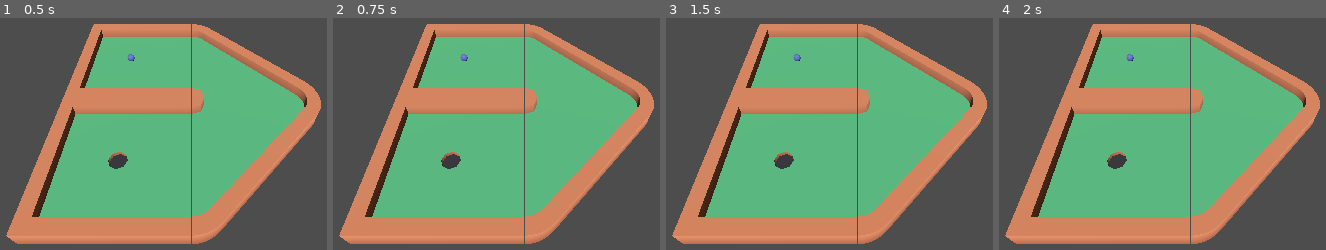
Above: before the commit, frames 1-4 (left to right).
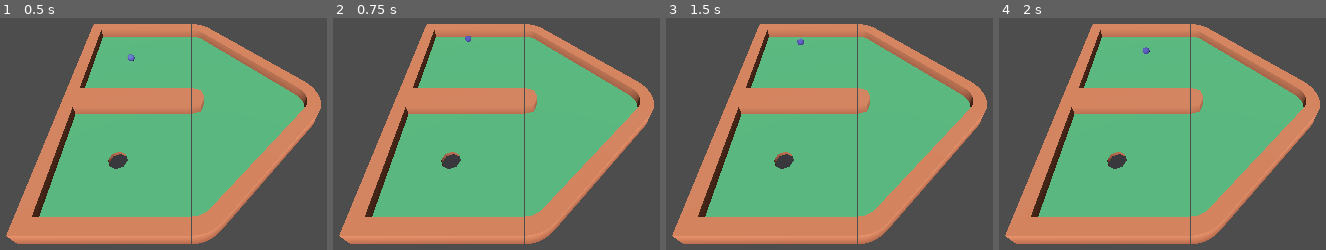
Above: after the commit, the same moments.

Repository: DavidZajicekSwinburne/ITGP-Assignment-2
Game: Godot game, scene res://minigolf/levels/level_01.tscn
Two runs of this game, one before a commit and one after it. Both use one fixed random seed, a clock stepped at 60 frames per second and the inputs below. The project has no main scene, so this scene is started directly.
Inputs (mouse positions are in pixels of both pictures, inside the frame that each line leads up to):
- Up to frame 1 (0.5 s): no input
- Up to frame 2 (0.75 s): tap Enter (ui_accept) at 0.5 s; move the mouse to (outside the picture) at 0.52 s; hold Enter (ui_accept) from 0.53 s (still down); click (outside the picture) at 0.67 s
- Up to frame 3 (1.5 s): release Enter (ui_accept) at 1.25 s; drag from (698, 103) to (816, 171) at 1.27 s
- Up to frame 4 (2 s): no input

Frame 1 is identical in both runs. In frame 2, less than 0.1% of the frame differs, in the area x 38-43%, y 7-19%; in frame 3, 0.1%; in frame 4, 0.1%, in the area x 38-47%, y 12-19%.

Commit message:
Basic Ball Impulse

Diff:
--- a/minigolf/ball.gd
+++ b/minigolf/ball.gd
@@ -1,5 +1,8 @@
-extends Node3D
+extends RigidBody3D
 
+var dragging := false
+var start_pos := Vector2.ZERO
+var end_pos := Vector2.ZERO
 
 # Called when the node enters the scene tree for the first time.
 func _ready() -> void:
@@ -9,3 +12,21 @@
 # Called every frame. 'delta' is the elapsed time since the previous frame.
 func _process(delta: float) -> void:
 	pass
+
+func _unhandled_input(event: InputEvent) -> void:
+	if event.is_action_pressed("ui_accept"):
+		self.apply_impulse(Vector3.FORWARD)
+
+	if event is InputEventMouseButton:
+		if event is InputEventScreenTouch or event is InputEventMouseButton:
+			if event.is_pressed():
+				dragging = true
+				start_pos = event.position
+				print(event.position)
+
+			if event.is_released():
+				dragging = false
+				end_pos = event.position
+				var shot = Vector2(end_pos - start_pos).normalized()
+				self.apply_impulse(Vector3(shot.x, 0, shot.y))
+				print(shot)
--- a/minigolf/ball.tscn
+++ b/minigolf/ball.tscn
@@ -4,6 +4,7 @@
 [ext_resource type="Script" uid="uid://crnq3t0xjw6q7" path="res://minigolf/ball.gd" id="2_5jnmf"]
 
 [sub_resource type="PhysicsMaterial" id="PhysicsMaterial_5jnmf"]
+bounce = 0.2
 
 [sub_resource type="SphereShape3D" id="SphereShape3D_nbt1d"]
 radius = 0.03497162
--- a/minigolf/example_level.tscn
+++ b/minigolf/example_level.tscn
@@ -14,7 +14,7 @@
 cell_size = Vector3(1, 1, 1)
 cell_center_y = false
 data = {
-"cells": PackedInt32Array(1, 0, 1048579, 65534, 0, 1441792, 65535, 0, 1441794, 0, 0, 1441794)
+"cells": PackedInt32Array(65534, 0, 1441792, 65535, 0, 1441794, 0, 0, 1441794, 1, 0, 10)
 }
 
 [node name="Camera3D" type="Camera3D" parent="." unique_id=1489515899]
--- a/minigolf/mesh_library_source.tscn
+++ b/minigolf/mesh_library_source.tscn
@@ -11,8 +11,12 @@
 [ext_resource type="ArrayMesh" uid="uid://be0wjsx3h1hl" path="res://Assets/Kenney Minigolf OBJ format/corner.obj" id="9_k7efb"]
 [ext_resource type="ArrayMesh" uid="uid://dsawhkigg8ybj" path="res://Assets/Kenney Minigolf OBJ format/skew-corner.obj" id="10_6f1a7"]
 
+[sub_resource type="PhysicsMaterial" id="PhysicsMaterial_arocm"]
+
 [sub_resource type="ConcavePolygonShape3D" id="ConcavePolygonShape3D_1qvst"]
 data = PackedVector3Array(-0.5, 0, -0.5, 0.5, 0, 0.5, 0.5, 0, -0.5, 0.5, 0, 0.5, -0.5, 0, -0.5, -0.5, 0, 0.5, 0.5, 0, - …(8234 unchanged characters)…
+
+[sub_resource type="PhysicsMaterial" id="PhysicsMaterial_424eb"]
 
 [sub_resource type="ConcavePolygonShape3D" id="ConcavePolygonShape3D_iaiae"]
 data = PackedVector3Array(-0.5, 0, -0.5, 0.5, 0, 0.5, 0.5, 0, -0.5, 0.5, 0, 0.5, -0.5, 0, -0.5, -0.5, 0, 0.5, 0.5, 0, - …(3466 unchanged characters)…
@@ -48,6 +52,7 @@
 mesh = ExtResource("1_1qvst")
 
 [node name="StaticBody3D" type="StaticBody3D" parent="HoleSquare" unique_id=742324583]
+physics_material_override = SubResource("PhysicsMaterial_arocm")
 
 [node name="CollisionShape3D" type="CollisionShape3D" parent="HoleSquare/StaticBody3D" unique_id=1556923072]
 shape = SubResource("ConcavePolygonShape3D_1qvst")
@@ -57,6 +62,7 @@
 mesh = ExtResource("3_iaiae")
 
 [node name="StaticBody3D" type="StaticBody3D" parent="Straight" unique_id=1707366819]
+physics_material_override = SubResource("PhysicsMaterial_424eb")
 
 [node name="CollisionShape3D" type="CollisionShape3D" parent="Straight/StaticBody3D" unique_id=715649528]
 shape = SubResource("ConcavePolygonShape3D_iaiae")
@@ -66,6 +72,7 @@
 mesh = ExtResource("3_arocm")
 
 [node name="StaticBody3D" type="StaticBody3D" parent="End" unique_id=131945780]
+physics_material_override = SubResource("PhysicsMaterial_424eb")
 
 [node name="CollisionShape3D" type="CollisionShape3D" parent="End/StaticBody3D" unique_id=818325853]
 shape = SubResource("ConcavePolygonShape3D_fyxko")
@@ -75,6 +82,7 @@
 mesh = ExtResource("4_424eb")
 
 [node name="StaticBody3D" type="StaticBody3D" parent="HoleOpen" unique_id=1015299474]
+physics_material_override = SubResource("PhysicsMaterial_424eb")
 
 [node name="CollisionShape3D" type="CollisionShape3D" parent="HoleOpen/StaticBody3D" unique_id=34669501]
 shape = SubResource("ConcavePolygonShape3D_ayykw")
@@ -84,6 +92,7 @@
 mesh = ExtResource("5_q2ubq")
 
 [node name="StaticBody3D" type="StaticBody3D" parent="NarrowSquare" unique_id=1412348722]
+physics_material_override = SubResource("PhysicsMaterial_424eb")
 
 [node name="CollisionShape3D" type="CollisionShape3D" parent="NarrowSquare/StaticBody3D" unique_id=1409499440]
 shape = SubResource("ConcavePolygonShape3D_a0w0u")
@@ -93,6 +102,7 @@
 mesh = ExtResource("6_k7wxb")
 
 [node name="StaticBody3D" type="StaticBody3D" parent="ObstacleDiamond" unique_id=1341514627]
+physics_material_override = SubResource("PhysicsMaterial_424eb")
 
 [node name="CollisionShape3D" type="CollisionShape3D" parent="ObstacleDiamond/StaticBody3D" unique_id=531736047]
 shape = SubResource("ConcavePolygonShape3D_oy0l3")
@@ -102,6 +112,7 @@
 mesh = ExtResource("7_26xii")
 
 [node name="StaticBody3D" type="StaticBody3D" parent="Open" unique_id=1653926590]
+physics_material_override = SubResource("PhysicsMaterial_424eb")
 
 [node name="CollisionShape3D" type="CollisionShape3D" parent="Open/StaticBody3D" unique_id=1663249771]
 shape = SubResource("ConcavePolygonShape3D_fnbxh")
@@ -111,6 +122,7 @@
 mesh = ExtResource("8_f8kgf")
 
 [node name="StaticBody3D" type="StaticBody3D" parent="Side" unique_id=1631867793]
+physics_material_override = SubResource("PhysicsMaterial_424eb")
 
 [node name="CollisionShape3D" type="CollisionShape3D" parent="Side/StaticBody3D" unique_id=990270022]
 shape = SubResource("ConcavePolygonShape3D_uohq6")
@@ -120,6 +132,7 @@
 mesh = ExtResource("9_k7efb")
 
 [node name="StaticBody3D" type="StaticBody3D" parent="Corner" unique_id=1475435586]
+physics_material_override = SubResource("PhysicsMaterial_424eb")
 
 [node name="CollisionShape3D" type="CollisionShape3D" parent="Corner/StaticBody3D" unique_id=401350336]
 shape = SubResource("ConcavePolygonShape3D_jufk4")
@@ -129,6 +142,7 @@
 mesh = ExtResource("10_6f1a7")
 
 [node name="StaticBody3D" type="StaticBody3D" parent="SkewCorner" unique_id=376142000]
+physics_material_override = SubResource("PhysicsMaterial_424eb")
 
 [node name="CollisionShape3D" type="CollisionShape3D" parent="SkewCorner/StaticBody3D" unique_id=58283991]
 shape = SubResource("ConcavePolygonShape3D_650w3")
